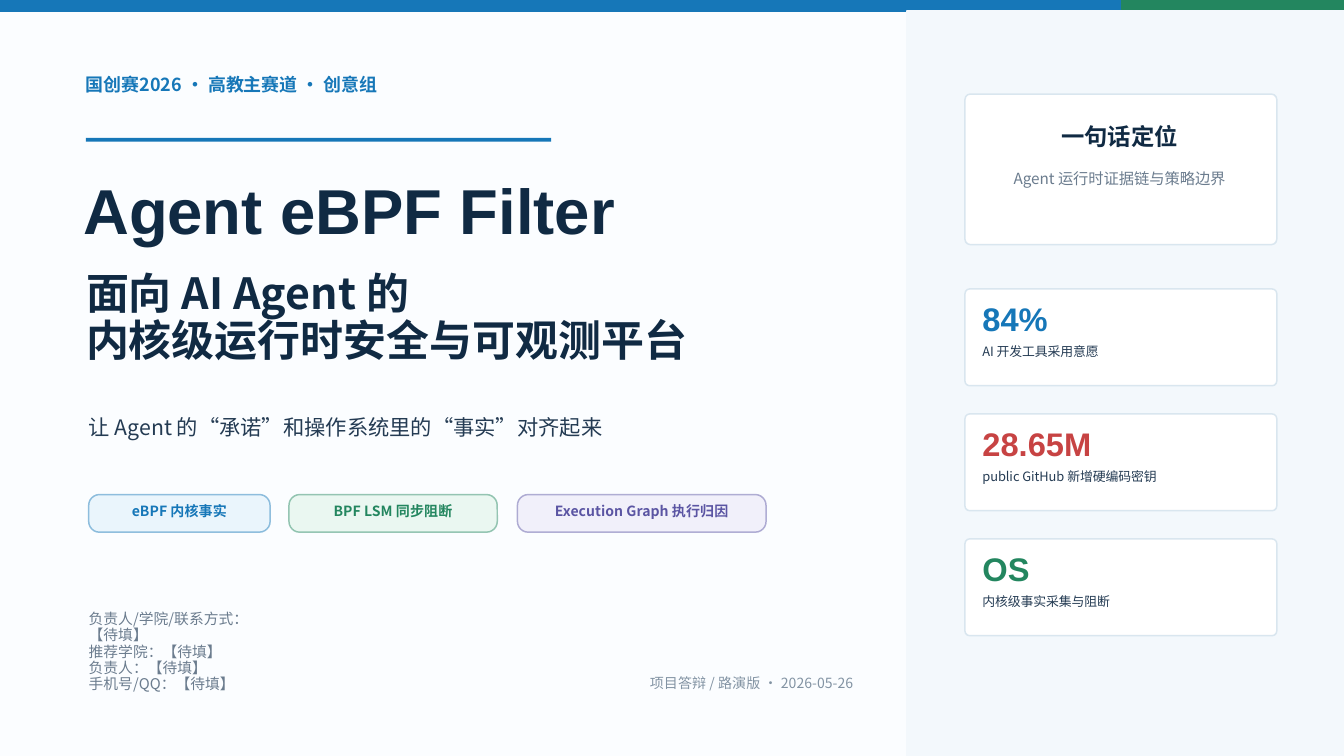
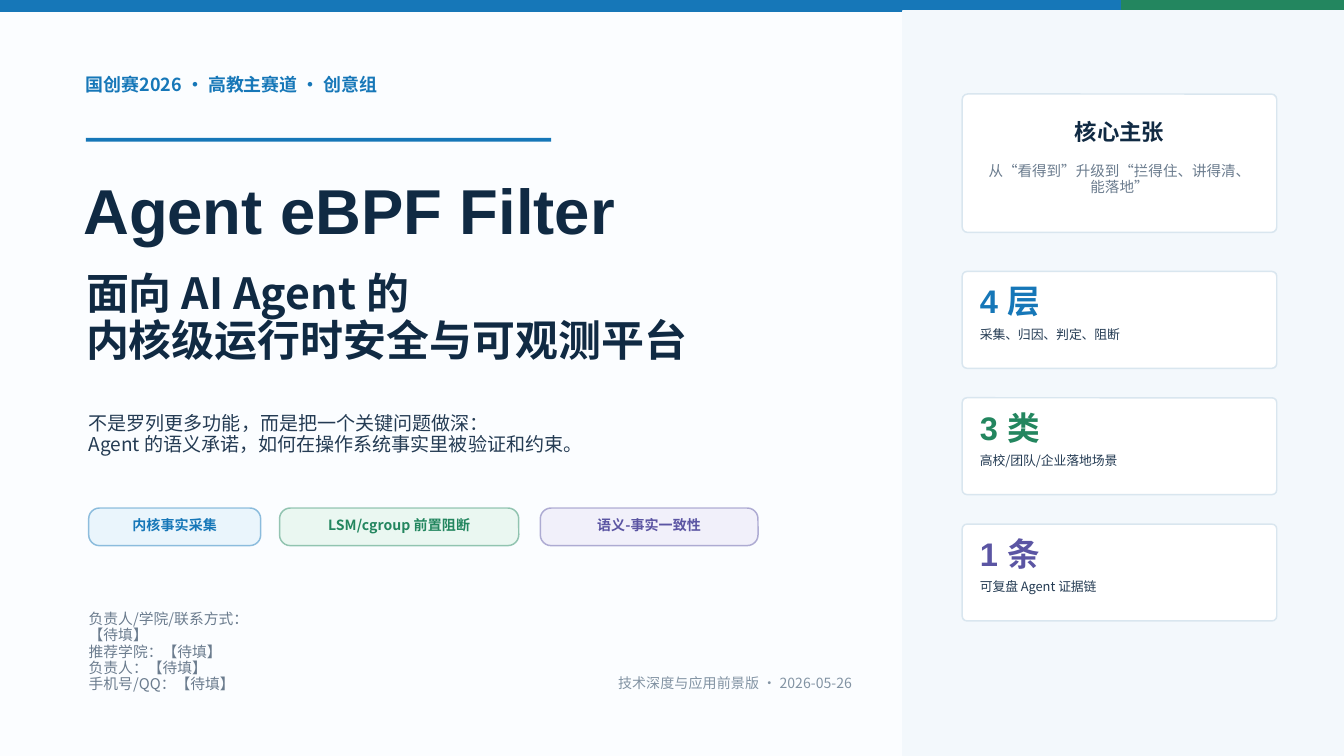
Before and after one commit to stevessr/agent-ebpf-filter, a slide deck: slide 1 of docs/competition/2026-guochuang/output/final/Agent-eBPF-Filter-项目答辩路演PPT-浅色优化版.pptx. Drawn at 1344x756 pixels with LibreOffice and Linux fonts; fonts in the diff are those of the drawing. Boxes give left, top, right and bottom in pixels: in the first picture for what was removed or moved away, otherwise in the second. Text is boxed around its words. In the diff, an @@ line names an element or a change of style, - is before the commit and + after.

```diff
--- a/docs/competition/2026-guochuang/output/final/Agent-eBPF-Filter-项目答辩路演PPT-浅色优化版.pptx
+++ b/docs/competition/2026-guochuang/output/final/Agent-eBPF-Filter-项目答辩路演PPT-浅色优化版.pptx
@@ rectangle: place and size @@
-rectangle at [907, 11, 1344, 755]
+rectangle at [903, 11, 1344, 755]
@@ rounded rectangle: place and size @@
-rounded rectangle at [965, 94, 1277, 245]
+rounded rectangle at [962, 94, 1277, 233]
@@ rounded rectangle at [962, 94, 1277, 233]: proportions changed @@
@@ text at [1075, 121, 1165, 142]: text changed; size 12.5 to 12 pt @@
-一句话定位
+核心主张
@@ text at [989, 164, 1251, 193]: text changed; size 8.2 to 7.8 pt @@
-Agent 运行时证据链与策略边界
+从“看得到”升级到“拦得住、讲得清、能落地”
@@ rounded rectangle: place and size @@
-rounded rectangle at [965, 289, 1277, 386]
+rounded rectangle at [962, 271, 1277, 368]
@@ text at [980, 286, 1040, 316]: text changed @@
-84%
+4 层
@@ text at [980, 328, 1120, 340]: text changed @@
-AI 开发工具采用意愿
+采集、归因、判定、阻断
@@ text at [89, 414, 582, 456]: text changed; size 11.4 to 10.2 pt @@
-让 Agent 的“承诺”和操作系统里的“事实”对齐起来
+不是罗列更多功能，而是把一个关键问题做深：
+Agent 的语义承诺，如何在操作系统事实里被验证和约束。
@@ rounded rectangle: place and size @@
-rounded rectangle at [965, 414, 1277, 511]
+rounded rectangle at [962, 398, 1277, 495]
@@ text at [980, 412, 1040, 443]: text changed; text colour #C74343 to #23865F @@
-28.65M
+3 类
@@ text at [980, 454, 1118, 468]: text changed @@
-public GitHub 新增硬编码密钥
+高校/团队/企业落地场景
@@ rounded rectangle: place and size @@
-rounded rectangle at [89, 495, 270, 532]
+rounded rectangle at [89, 508, 261, 546]
@@ rounded rectangle: place and size @@
-rounded rectangle at [289, 495, 497, 532]
+rounded rectangle at [280, 508, 519, 546]
@@ rounded rectangle: place and size @@
-rounded rectangle at [517, 495, 766, 532]
+rounded rectangle at [540, 508, 758, 546]
@@ text at [132, 518, 217, 531]: text changed @@
-eBPF 内核事实
+内核事实采集
@@ text at [328, 516, 470, 534]: text changed @@
-BPF LSM 同步阻断
+LSM/cgroup 前置阻断
@@ text at [597, 518, 701, 532]: text changed @@
-Execution Graph 执行归因
+语义-事实一致性
@@ rounded rectangle: place and size @@
-rounded rectangle at [965, 539, 1277, 636]
+rounded rectangle at [962, 524, 1277, 621]
@@ text at [980, 538, 1040, 569]: text changed; text colour #23865F to #5B55A3 @@
-OS
+1 条
@@ text at [980, 580, 1096, 594]: text changed @@
-内核级事实采集与阻断
+可复盘 Agent 证据链
@@ text at [618, 676, 852, 689]: text changed @@
-项目答辩 / 路演版 · 2026-05-26
+技术深度与应用前景版 · 2026-05-26
```
Also in this commit, not shown: 9 other slides changed, 10 slides added, 8 slides removed, 23 other files.
